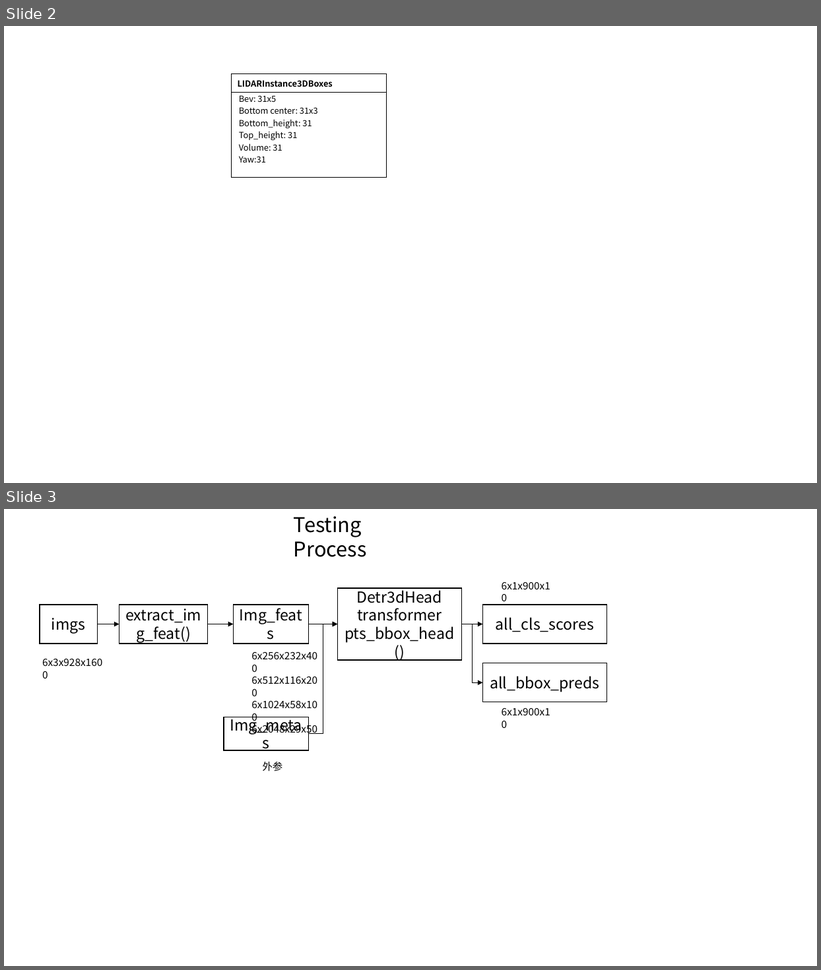
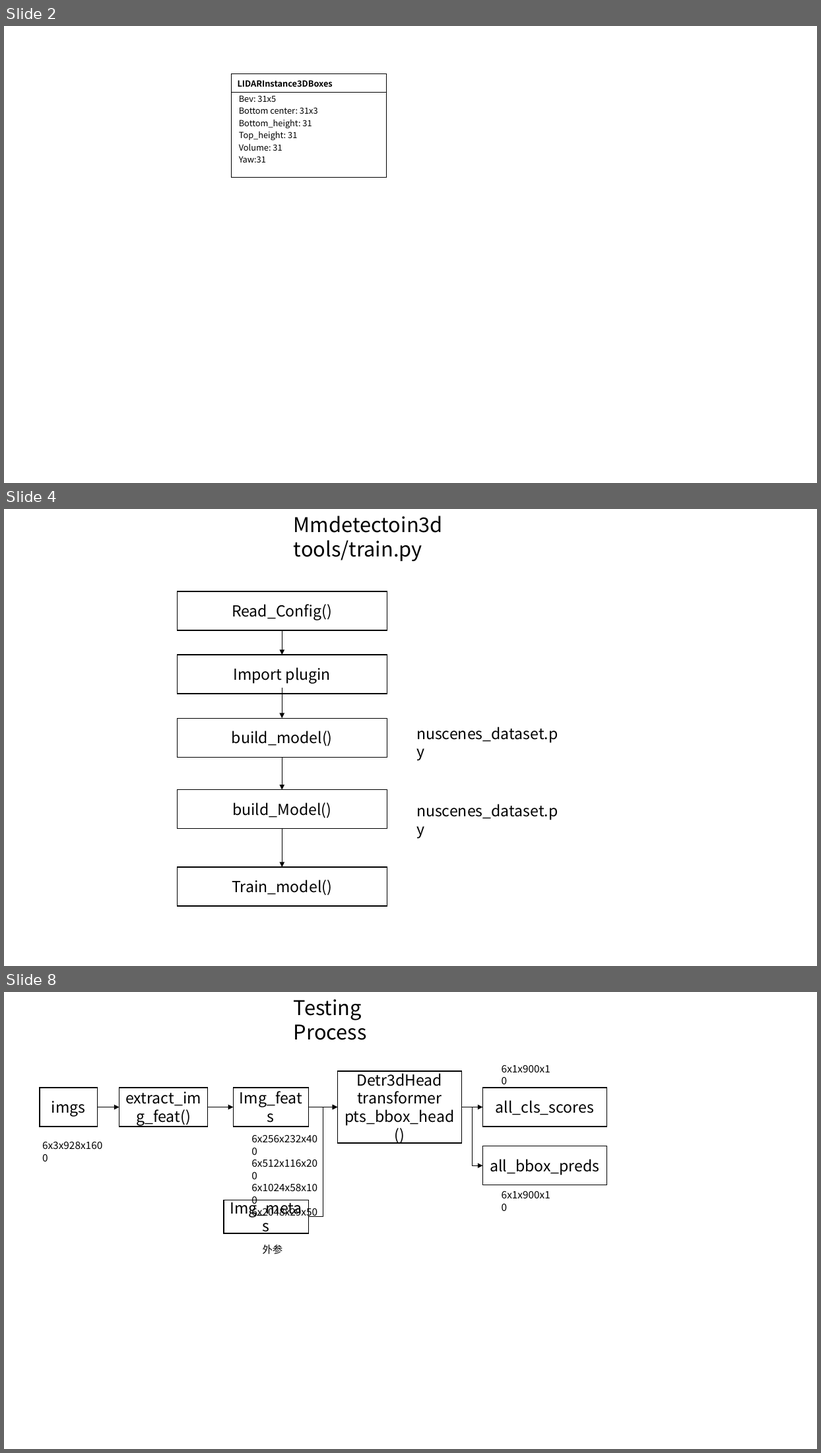
Before and after one commit to foxbao/mmlab_install, a slide deck: 数据集结构.pptx. Shown one above the other, each under a label of ours: slides 2 and 3 before the commit, slides 2, 4 and 8 after it; the slides between them are not shown. The pictures are 821x970 and 821x1453 pixels, drawn with LibreOffice and Linux fonts; fonts in the diff are those of the drawing. Boxes give left, top, right and bottom in pixels: in the first picture for what was removed or moved away, otherwise in the second. Text is boxed around its words. In the diff, an @@ line names an element or a change of style, - is before the commit and + after.

```diff
--- a/数据集结构.pptx
+++ b/数据集结构.pptx
@@ slide 4 added at [4,509,817,966], background #FFFFFF @@
@@ text added at [294,516,443,561], 24 pt, text #000000 @@
+Mmdetectoin3d tools/train.py
@@ rectangle added at [177,591,387,630], outline #000000 1 pt, 18 pt, text #000000 @@
+Read_Config()
@@ arrow added from (282, 630) to (282, 655), #000000 0.5 pt @@
@@ rectangle added at [177,655,387,694], outline #000000 1 pt, 18 pt, text #000000 @@
+Import plugin
@@ arrow added from (282, 688) to (282, 718), #000000 0.5 pt @@
@@ rectangle added at [177,718,387,757], outline #000000 1 pt, 18 pt, text #000000 @@
+build_model()
@@ text added at [416,727,558,743], 18 pt, text #000000 @@
+nuscenes_dataset.py
@@ arrow added from (282, 757) to (282, 790), #000000 0.5 pt @@
@@ rectangle added at [177,790,387,829], outline #000000 1 pt, 18 pt, text #000000 @@
+build_Model()
@@ text added at [416,804,558,821], 18 pt, text #000000 @@
+nuscenes_dataset.py
@@ arrow added from (282, 829) to (282, 867), #000000 0.5 pt @@
@@ rectangle added at [177,867,387,907], outline #000000 1 pt, 18 pt, text #000000 @@
+Train_model()
@@ what was slide 3 is now slide 8 @@
```
Also in this commit, not shown: 2 slides changed, 9 other slides added, 7 other files.
